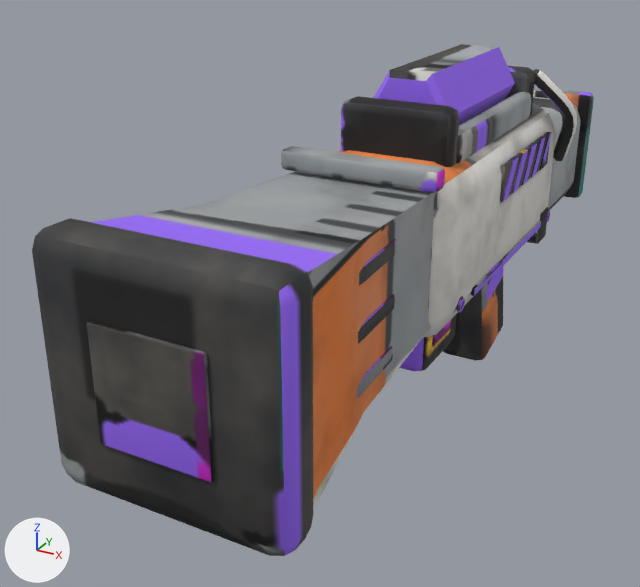
What one commit did to the FBX model art/gear/heavy_blaster/heavy_blaster.fbx.
Camera for both pictures: a 50 mm lens placed at (0.01, -0.025, 0.0162), pointed at (-0.0026, -0.0022, 0.0048). Every picture has the same lights, and +X, +Y and +Z are marked at lower left. The picture after the commit comes second. Where no turn or scale is listed for an object, it has been applied to the vertices.

Names of what the first picture shows: 'Glow', 'Handle', 'Mag'.
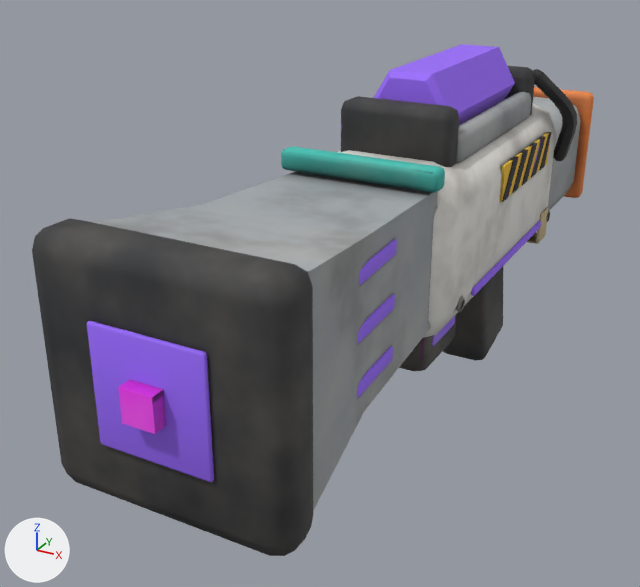
The newer file is also turned or shifted as a whole; pictures and numbers use the older file's frame.

Where the change shows, as pixel boxes (x1, y1, x2, y2) in the pictures (640 x 587 px):
'Muzzle', added (pink): after (118, 379, 166, 434)
part 1 of me_mag, surface changed: (399, 315, 456, 371) in both
part 2 of me_handle, surface changed: (48, 66, 594, 556) in both
part 3 of me_glow, surface changed: (87, 44, 541, 482) in both

The change, as a diff of the scene's bpy script:
```diff
--- a/art/gear/heavy_blaster/heavy_blaster.fbx.py
+++ b/art/gear/heavy_blaster/heavy_blaster.fbx.py
@@ me_glow @@
 me_glow.from_pydata(...)  # 444 vertices, 848 faces; spans x -0.0024..0.0024, y -0.0137..0.0053, z 0.0055..0.0119
 # used by ob_glow; location = (0.0, 0.0, 0.0)
+# me_glow part 3: texture (UV) coordinates of 848 of 848 faces, centred in x -0.0024..0.0024, y -0.0137..0.0053, z 0.0055..0.0119, changed; they spanned u 0.0..0.97, v 0.0..0.98 and now span u 0.0..0.98, v 0.0..0.99
 me_glow.materials.append(mat_heavy_blaster)
@@ me_mag @@
 me_mag.from_pydata(...)  # 112 vertices, 192 faces; spans x -0.00125..0.00125, y -0.00237..0.00063, z 0.00275..0.00495
 # used by ob_mag; location = (0.0, 0.0, 0.0)
+# me_mag part 1: texture (UV) coordinates of 192 of 192 faces, centred in x -0.00125..0.00125, y -0.00237..0.00063, z 0.00275..0.00495, changed; they spanned u 0.14..0.96, v 0.27..0.96 and now span u 0.27..0.98, v 0.14..0.98
 me_mag.materials.append(mat_heavy_blaster)
@@ me_handle @@
 me_handle.from_pydata(...)  # 1032 vertices, 1694 faces; spans x -0.003..0.003, y -0.0136..0.0137, z 0.0..0.0111
 # used by ob_handle; location = (0.0, 0.0, 0.0)
+# me_handle part 2: 1637 kept faces spanning x -0.003..0.003, y -0.0136..0.0137, z 0.0..0.0111 get new texture (UV) coordinates
 me_handle.materials.append(mat_heavy_blaster)
@@ me_muzzle @@
+me_muzzle.from_pydata(...)  # a box spanning x -0.0004..0.0004, y -0.01385..-0.01305, z 0.007049..0.007849
+me_muzzle.materials.append(mat_heavy_blaster)  # picture img_heavy_blaster_color_png
@@ ob_muzzle @@
+ob_muzzle = bpy.data.objects.new('Muzzle', me_muzzle)
+ob_muzzle.location = (0.0, -0.00017, 0.0)
```
